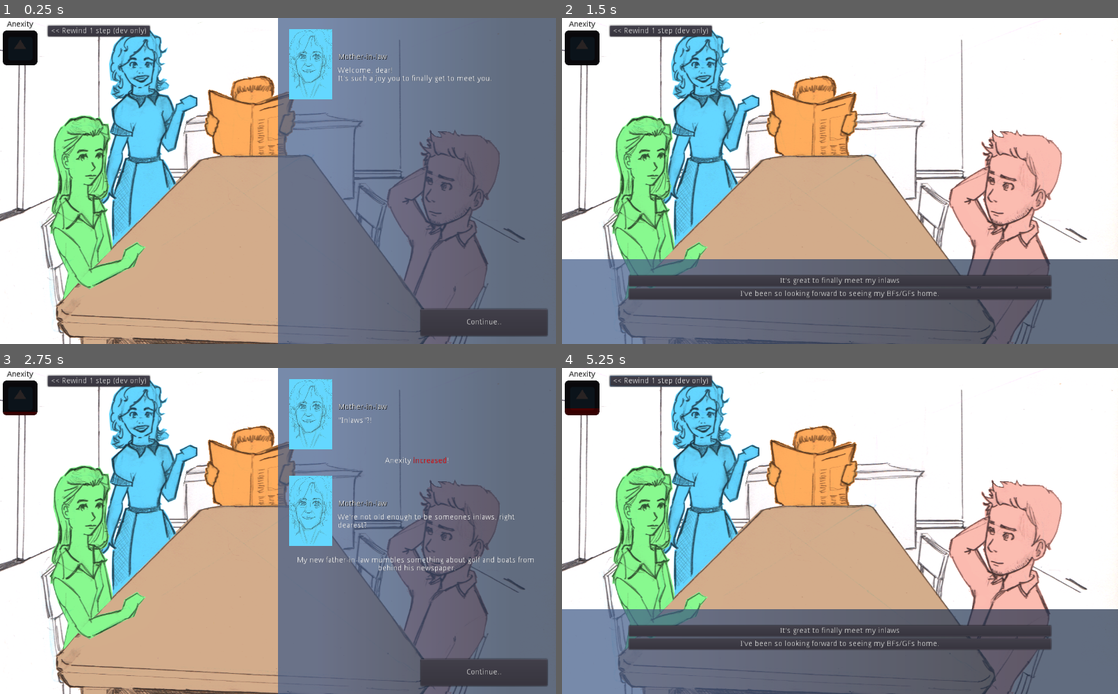
Above: before the commit, frames 1-4 (two rows, left to right).
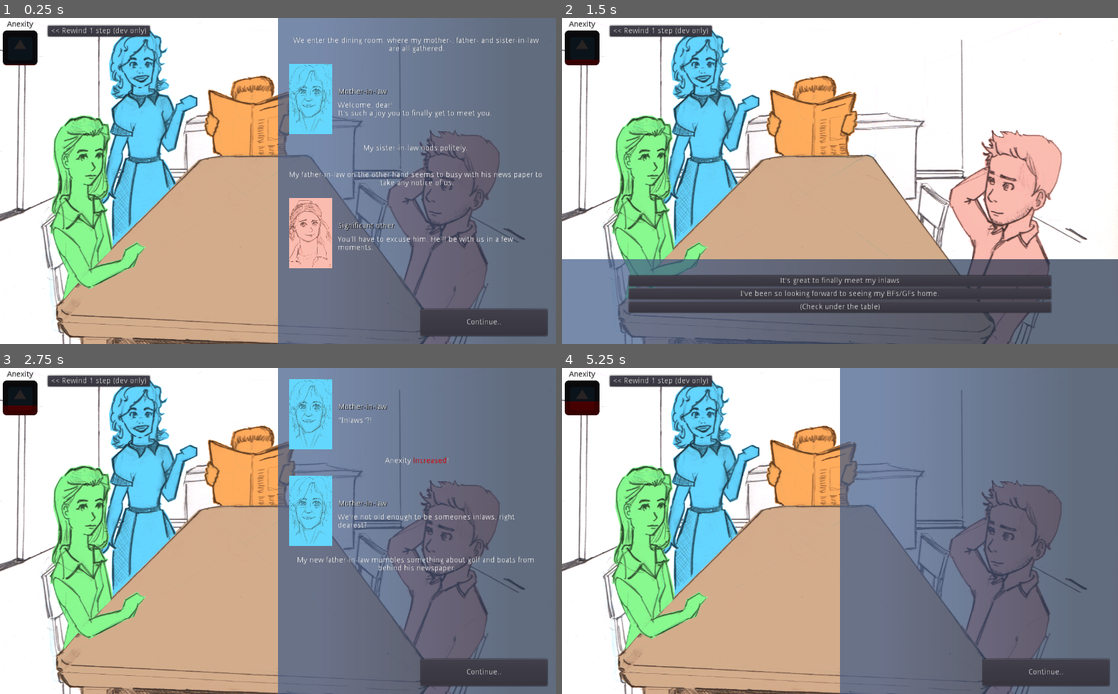
Above: after the commit, the same moments.

Repository: jordgubben/gw24-fam-andersson
Game: Godot game, scene res://FamilyDinner.tscn
Two runs of this game, one before a commit and one after it. Both use one fixed random seed, a clock stepped at 60 frames per second and the inputs below. The engine's default icon, where the game draws it, is replaced by a stand-in: a white triangle on a blue panel in a dark square.
Inputs (mouse positions are in pixels of both pictures, inside the frame that each line leads up to):
- Up to frame 1 (0.25 s): no input
- Up to frame 2 (1.5 s): click "Continue.." at 0.5 s; click (1045, 321) at 1.25 s, where only the run after the commit has a clickable "Continue.."
- Up to frame 3 (2.75 s): click "It's great to finally meet my…" at 2 s
- Up to frame 4 (5.25 s): click "<< Rewind 1 step (dev only)" at 2.75 s; click "I've been so looking forward …" at 3.5 s; click "<< Rewind 1 step (dev only)" at 4.25 s; click (840, 658) at 5 s, where only the run after the commit has a clickable "(Check under the table)"

The runs differ from the first frame. In frame 1, 5.2% of the frame differs, in the area x 0-98%, y 3-77%; in frame 2, 2.7%; in frame 3, 0.1%; in frame 4, 56%, in the area x 0-100%, y 0-100%.

Commit message:
Pet dog to reduce anxiety

Diff:
--- a/FamilyDinner.gd
+++ b/FamilyDinner.gd
@@ -9,9 +9,15 @@
 	# Real intro
 	"start": ConversationSegment.new("(Start the actuall story)", [
 	], [
+		{"text": "We enter the dining room, where my mother-, father- and sister-in-law are all gathered."},
 		{S: "mother-in-law",
 		"text": "Welcome, dear!\n" +
 				"It's such a joy you to finally get to meet you."},
+		{"text": "My sister-in-law nods politely. " },
+		{"text": "My father-in-law on the other hand seems to busy with his news paper to take any notice of us."},
+		{S: SO,
+			"text": "You'll have to excuse him. He'll be with us in a few moments."},
+		{"text": "I take a seat next tom my fiancé. As I do my feet bump into, somthing large and hairy under the table." },
 	]),
 	"start->inlaws": ConversationSegment.new("It's great to finally meet my inlaws", [
 		{"follows": "start"},
@@ -91,6 +97,7 @@
 		{"text": "My mother-in-law strides out into the next room."},
 		{S: IV, "text": "Ooookeeey... Touchy subject?"},
 	]),
+
 	"change_the_subject": ConversationSegment.new("(Try to change the subject)", [
 		{"follows": [
 			"start->inlaws->apologize",
@@ -102,6 +109,25 @@
 		{S: "me", "text": "So.. *cough*"},
 		{S: "me", "text": "What nice weather we've had so far this summer."},
 	]),
+
+	# The family dog - A single use anxiety reliver
+	"doggo?": ConversationSegment.new("(Check under the table)", [
+		{"passed": "start"},
+	], [
+		{	"text": "I take a quick peak."},
+		{	"text": "A St. Bernard lays asleep right at my feet."},
+		{S: IV, "text":"They have a dog! They have a dog! They have a dog! They have a dog! " +
+			"They have a dog! They have a dog! They have a dog! They have a dog!"},
+		{S: IV, "text":"My new inlaws have a D.O.G.!"},
+	]),
+	"pet-doggo!": ConversationSegment.new("(Pet dog)", [
+		{"passed": "doggo?"},
+	], [
+		{"text": "I reach down and stroke the long fur."},
+		{"change_anexity": -3},
+		{"text": "The dog fruffs contently, then gets up and leaves."},
+	]),
+
 }
 
 # Track anexity
--- a/FamilyDinner.tscn
+++ b/FamilyDinner.tscn
@@ -43,6 +43,7 @@
 
 [node name="FamilyDinner" type="Node2D"]
 script = ExtResource( 1 )
+anexity = 1.0
 
 [node name="main_animation_player" type="AnimationPlayer" parent="."]
 anims/blackout_anim = SubResource( 1 )
